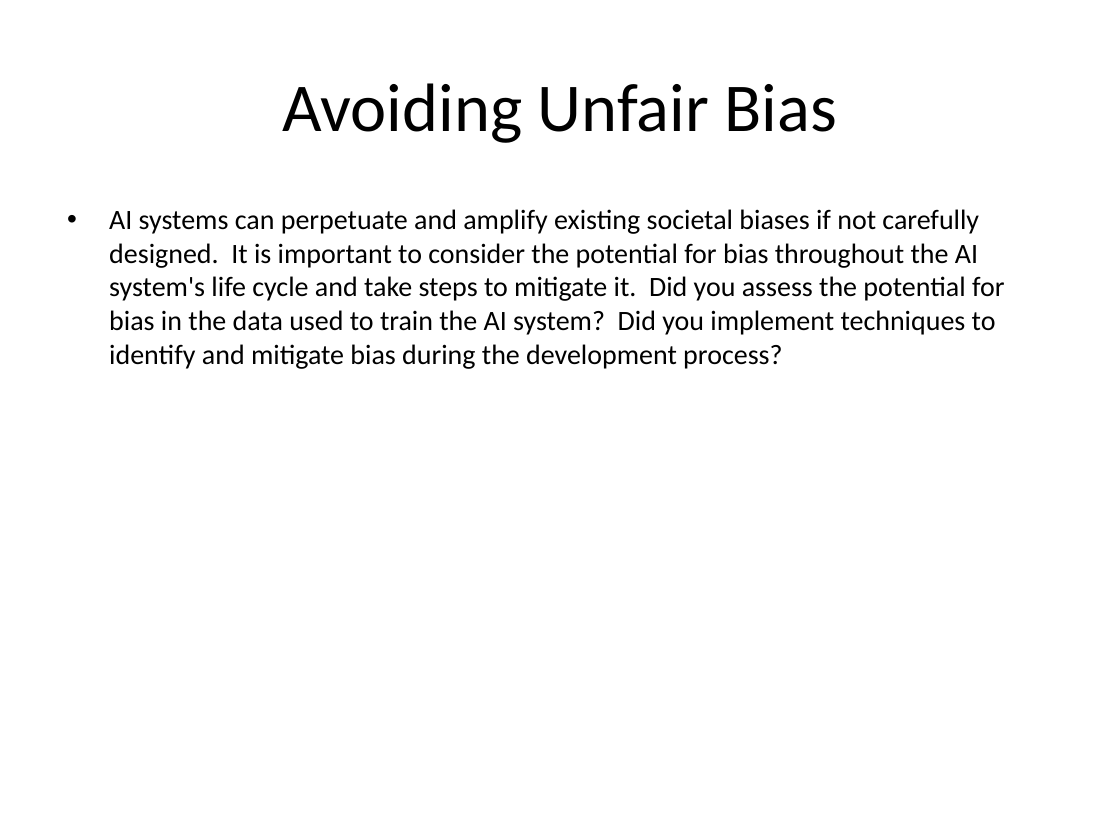
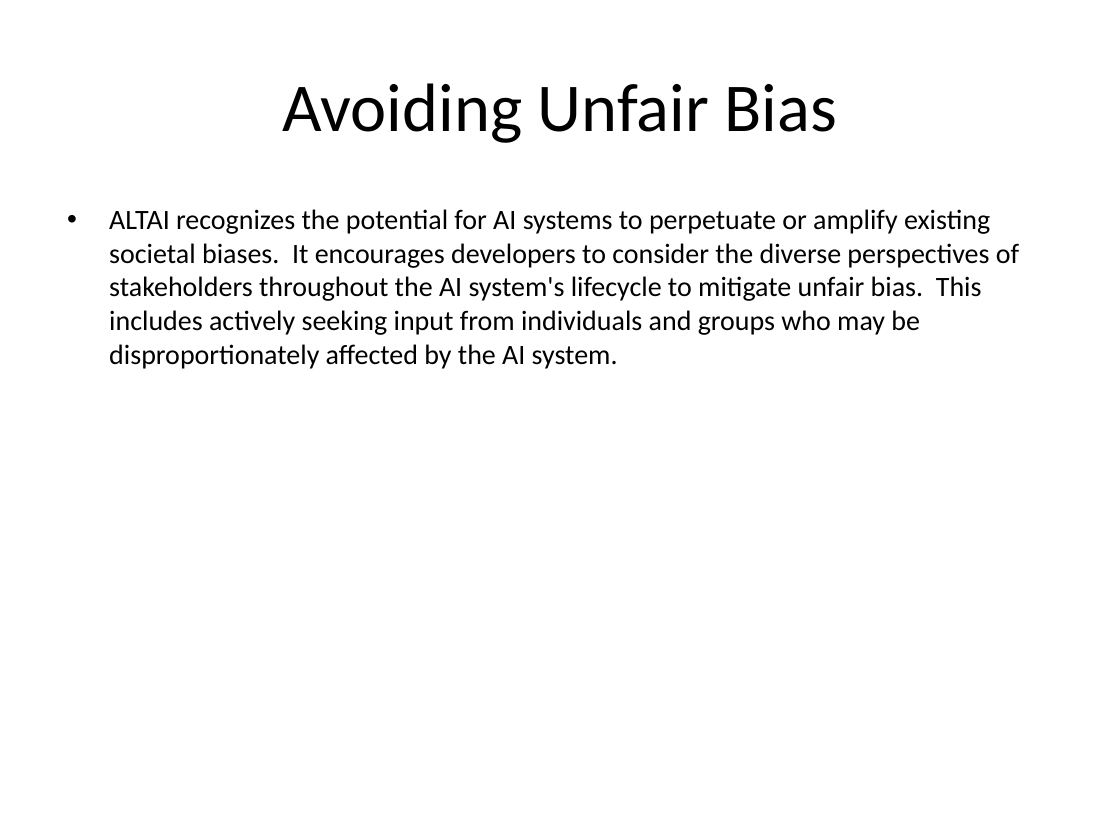
Before and after one commit to soumyajee/PPT_Slide_Agents, a slide deck: slide 26 of presentation.pptx. Drawn at 1120x840 pixels with LibreOffice and Linux fonts; fonts in the diff are those of the drawing. Boxes give left, top, right and bottom in pixels: in the first picture for what was removed or moved away, otherwise in the second. Text is boxed around its words. In the diff, an @@ line names an element or a change of style, - is before the commit and + after.

```diff
--- a/presentation.pptx
+++ b/presentation.pptx
@@ text at box(109, 209, 1019, 369): text changed @@
-• AI systems can perpetuate and amplify existing societal biases if not carefully designed. It is important to consider the potential for bias throughout the AI system's life cycle and take steps to mitigate it. Did you assess the potential for bias in the data used to train the AI system? Did you implement techniques to identify and mitigate bias during the development process?
+• ALTAI recognizes the potential for AI systems to perpetuate or amplify existing societal biases. It encourages developers to consider the diverse perspectives of stakeholders throughout the AI system's lifecycle to mitigate unfair bias. This includes actively seeking input from individuals and groups who may be disproportionately affected by the AI system.
```
Also in this commit, not shown: 37 other slides changed.
